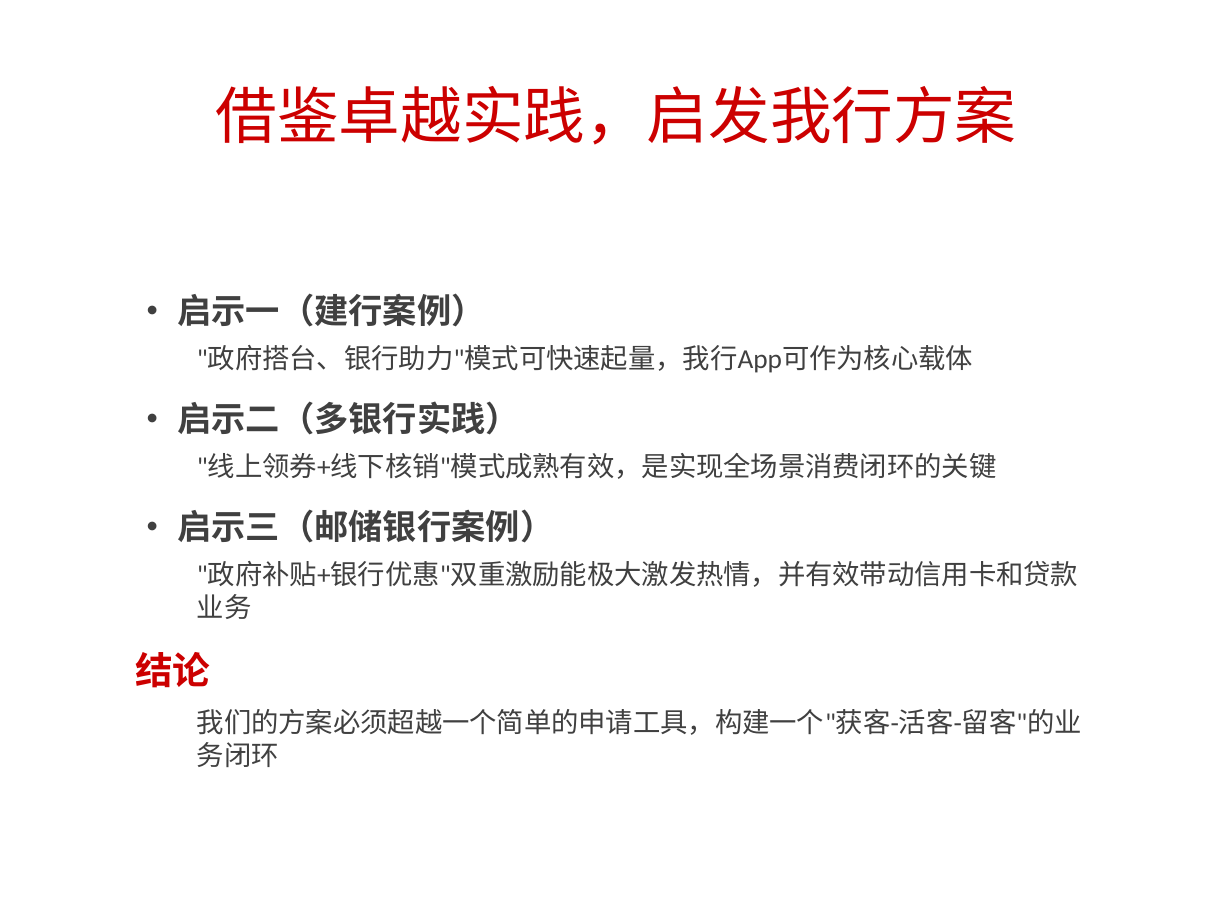
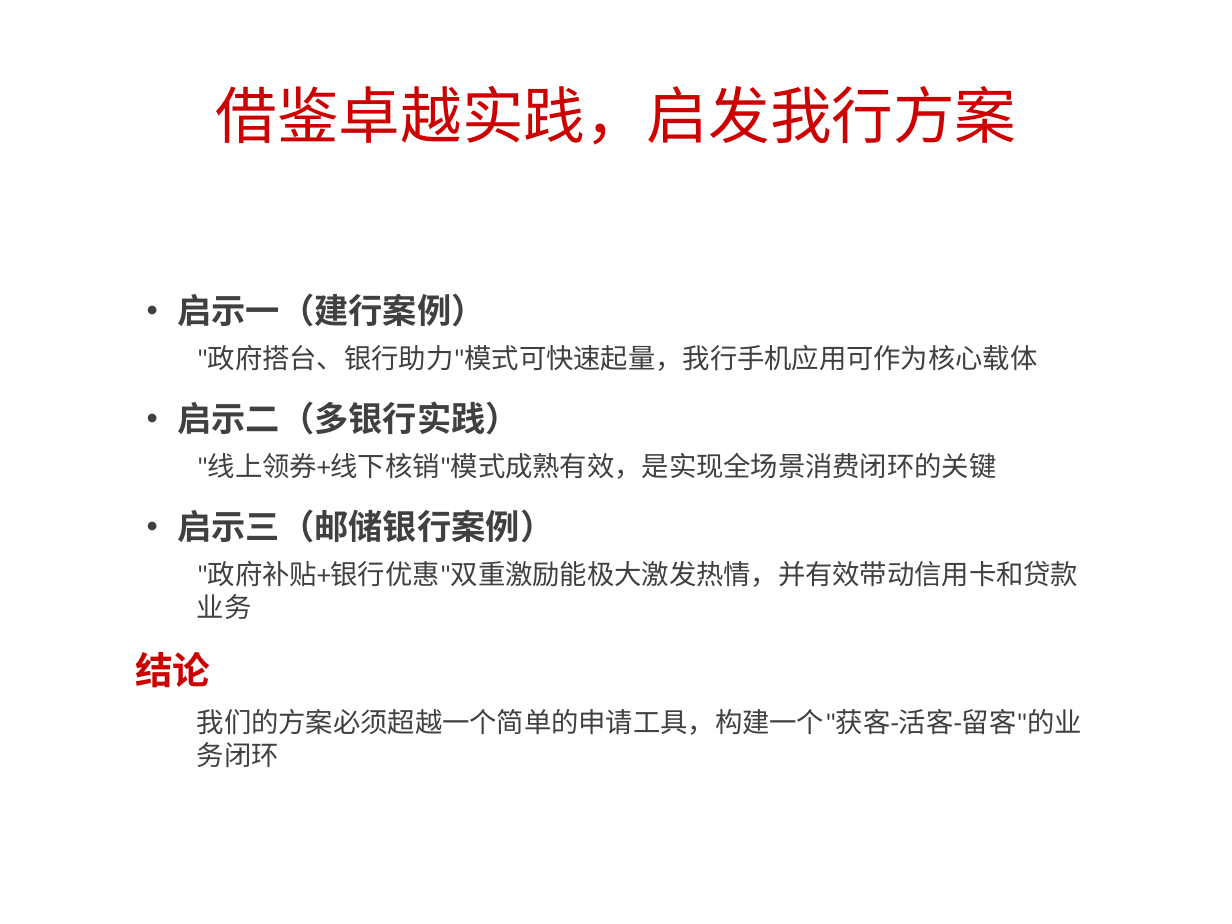
Before and after one commit to 12zhengwei/Multi-Modal-Car-Action-Recognition-1, a slide deck: slide 4 of 金陵购车节政企通补贴平台合作方案.pptx. Drawn at 1232x924 pixels with LibreOffice and Linux fonts; fonts in the diff are those of the drawing. Boxes give left, top, right and bottom in pixels: in the first picture for what was removed or moved away, otherwise in the second. Text is boxed around its words. In the diff, an @@ line names an element or a change of style, - is before the commit and + after.

```diff
--- a/金陵购车节政企通补贴平台合作方案.pptx
+++ b/金陵购车节政企通补贴平台合作方案.pptx
@@ text at bbox=[197, 345, 1038, 371]: text changed @@
-  "政府搭台、银行助力"模式可快速起量，我行App可作为核心载体
+  "政府搭台、银行助力"模式可快速起量，我行手机应用可作为核心载体
```
Also in this commit, not shown: 6 other slides changed, 1 other file.
